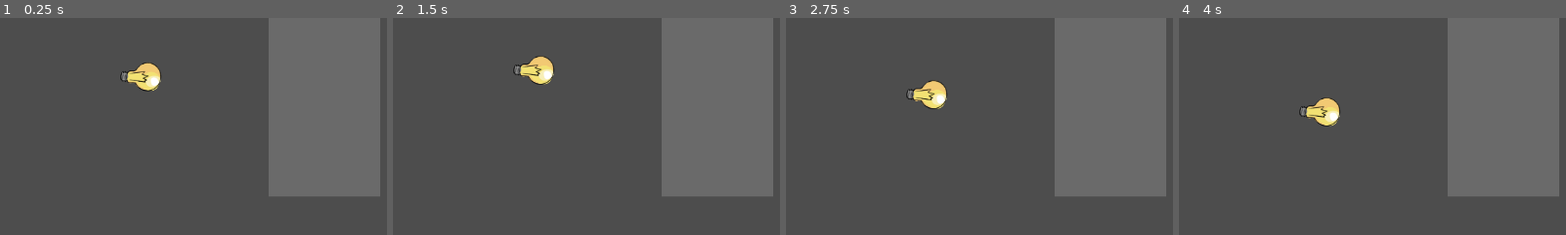
Above: before the commit, frames 1-4 (left to right).
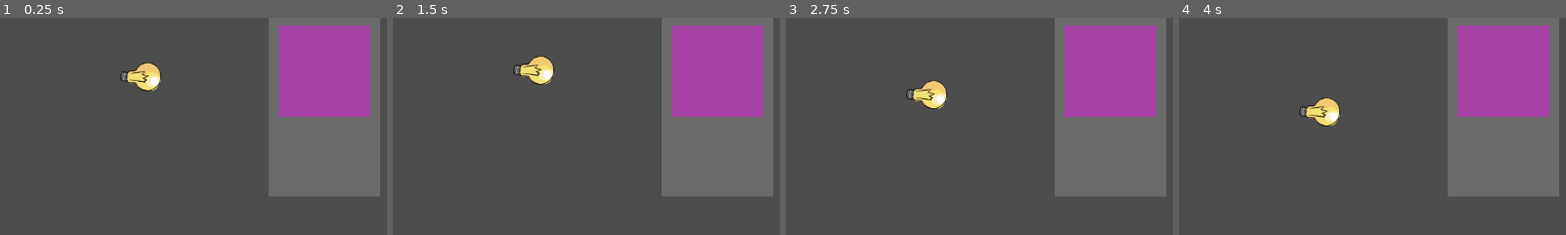
Above: after the commit, the same moments.

Repository: JuanFdS/ggj2024
Game: Godot game, scene res://Habitacion.tscn
Two runs of this game, one before a commit and one after it. Both use one fixed random seed, a clock stepped at 60 frames per second and the inputs below.
Inputs (mouse positions are % of the whole screen's width and height, from its top left):
- Up to frame 1 (0.25 s): no input
- Up to frame 2 (1.5 s): click (92, 47) at 0.52 s; click (92, 28) at 1.27 s
- Up to frame 3 (2.75 s): click (92, 65) at 2.02 s
- Up to frame 4 (4 s): click "Reintentar" at 2.75 s; click "Reintentar" at 3.5 s
The pictures show only the part of the screen within x 50-100%, y 45-95%; the shares and areas given below are measured in that part.

The runs differ from the first frame. In frame 1, 10% of the frame differs, in the area x 71-96%, y 3-46%; in frame 2, 10%; in frame 3, 10%; in frame 4, 10%.

Commit message:
Agregar botón para poner elefantes

Diff:
--- a/EstadoDelJuego.gd
+++ b/EstadoDelJuego.gd
@@ -2,7 +2,7 @@
 
 const GALLINA = preload("res://Cosas/Gallina.tscn")
 
-var tipo_de_cosa_seleccionada: PackedScene
+var tipo_de_cosa_seleccionada: PackedScene = GALLINA
 var cantidad_de_cosas: int
 var ganado: bool
 
@@ -16,8 +16,8 @@
 	return tipo_de_cosa_seleccionada.instantiate()
 
 func inicializar():
+	# tipo_de_cosa_seleccionada = GALLINA
 	cantidad_de_cosas = 0
-	tipo_de_cosa_seleccionada = GALLINA
 	ganado = false
 
 func reiniciar():
--- a/Habitacion.tscn
+++ b/Habitacion.tscn
@@ -7,6 +7,7 @@
 [ext_resource type="Texture2D" uid="uid://cmkbbdvwgvn5g" path="res://Assets/Pollo1.png" id="4_ru17d"]
 [ext_resource type="Script" path="res://BotonSeleccionarCosa.gd" id="4_th3gl"]
 [ext_resource type="Resource" uid="uid://ddj4n35rvig3h" path="res://TiposDeCosa/Gallina.tres" id="5_5pbi7"]
+[ext_resource type="Resource" uid="uid://dy7qc2pn6grp8" path="res://TiposDeCosa/Elefante.tres" id="7_7rnom"]
 
 [sub_resource type="WorldBoundaryShape2D" id="WorldBoundaryShape2D_kf7ph"]
 normal = Vector2(1, 0)
@@ -30,6 +31,9 @@
 [sub_resource type="StyleBoxFlat" id="StyleBoxFlat_anw5k"]
 
 [sub_resource type="Theme" id="Theme_aud63"]
+
+[sub_resource type="PlaceholderTexture2D" id="PlaceholderTexture2D_xedp5"]
+size = Vector2(100, 100)
 
 [node name="Habitacion" type="Node2D"]
 script = ExtResource("1_i1ca1")
@@ -143,7 +147,7 @@
 mouse_default_cursor_shape = 2
 text = "Reintentar"
 
-[node name="TextureButton" type="TextureButton" parent="CanvasLayer/PanelLateral/MarginContainer/PanelContainer/MarginContainer/GridContainer"]
+[node name="BotonGallina" type="TextureButton" parent="CanvasLayer/PanelLateral/MarginContainer/PanelContainer/MarginContainer/GridContainer"]
 layout_mode = 2
 size_flags_horizontal = 3
 size_flags_vertical = 3
@@ -153,6 +157,17 @@
 stretch_mode = 4
 script = ExtResource("4_th3gl")
 tipo_de_cosa = ExtResource("5_5pbi7")
+
+[node name="BotonElefante" type="TextureButton" parent="CanvasLayer/PanelLateral/MarginContainer/PanelContainer/MarginContainer/GridContainer"]
+layout_mode = 2
+size_flags_horizontal = 3
+size_flags_vertical = 3
+mouse_default_cursor_shape = 2
+texture_normal = SubResource("PlaceholderTexture2D_xedp5")
+ignore_texture_size = true
+stretch_mode = 4
+script = ExtResource("4_th3gl")
+tipo_de_cosa = ExtResource("7_7rnom")
 
 [node name="MarginContainer" type="MarginContainer" parent="CanvasLayer"]
 offset_right = 40.0
--- a/TiposDeCosa/Elefante.tres
+++ b/TiposDeCosa/Elefante.tres
@@ -1,10 +1,12 @@
 [gd_resource type="Resource" script_class="TipoDeCosa" load_steps=4 format=3 uid="uid://dy7qc2pn6grp8"]
 
 [ext_resource type="Script" path="res://TipoDeCosa.gd" id="1_cc0c1"]
-[ext_resource type="PackedScene" uid="uid://cr7eculfvr0fs" path="res://Cosas/Gallina.tscn" id="1_ttuiy"]
-[ext_resource type="Texture2D" uid="uid://cmkbbdvwgvn5g" path="res://Assets/Pollo1.png" id="3_asxks"]
+[ext_resource type="PackedScene" uid="uid://btibma3e67qwh" path="res://Cosas/Elefante.tscn" id="1_oxxp1"]
+
+[sub_resource type="PlaceholderTexture2D" id="PlaceholderTexture2D_xedp5"]
+size = Vector2(100, 100)
 
 [resource]
 script = ExtResource("1_cc0c1")
-escena = ExtResource("1_ttuiy")
-textura = ExtResource("3_asxks")
+escena = ExtResource("1_oxxp1")
+textura = SubResource("PlaceholderTexture2D_xedp5")
Not shown: 1 places in Habitacion.tscn that only renumber resources
